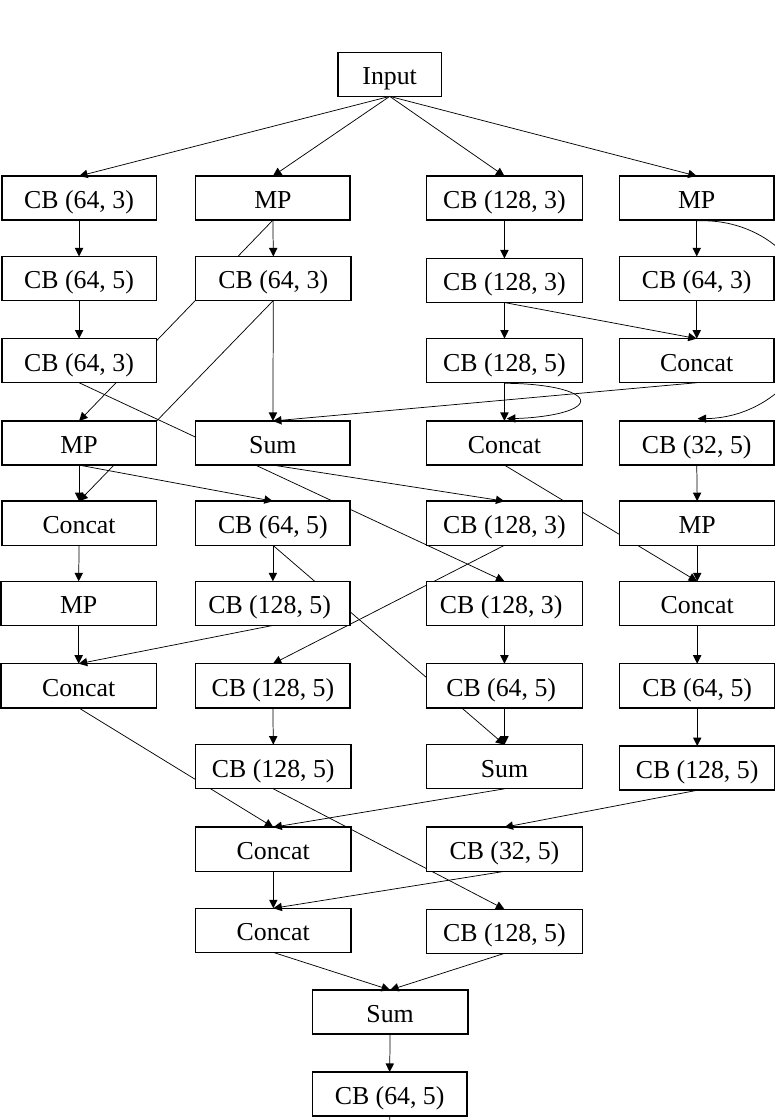
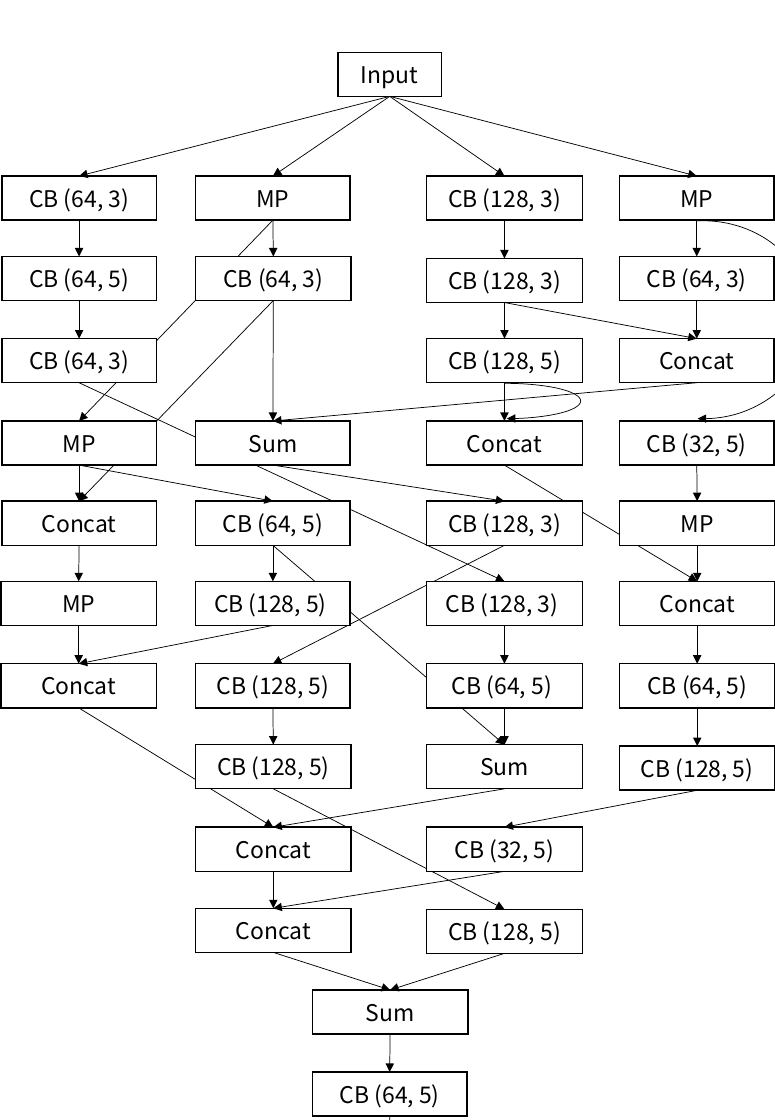
Before and after one commit to hoosha/CGP2CNN, a slide deck: slide 7 of draft_submit/images/GECCO2017.pptx. Drawn at 775x1120 pixels with LibreOffice and Linux fonts; fonts in the diff are those of the drawing. Boxes give left, top, right and bottom in pixels: in the first picture for what was removed or moved away, otherwise in the second. Text is boxed around its words. In the diff, an @@ line names an element or a change of style, - is before the commit and + after.

```diff
--- a/draft_submit/images/GECCO2017.pptx
+++ b/draft_submit/images/GECCO2017.pptx
@@ size 18 to 16 pt, font Times New Roman to Noto Sans CJK JP in 37 elements at [338, 53, 441, 97], [2, 176, 157, 220], [195, 176, 350, 220], [427, 176, 583, 220], [619, 176, 774, 220], [427, 258, 583, 303], [619, 256, 774, 301], [427, 339, 583, 383], [619, 339, 774, 383], [195, 256, 350, 301], [2, 256, 157, 301], [2, 339, 157, 383], [195, 421, 350, 465], [2, 421, 157, 465], [2, 501, 157, 546], [195, 501, 350, 546], [427, 421, 583, 465], [427, 501, 583, 546], [619, 421, 774, 465], [1, 581, 156, 625], [195, 581, 350, 625], [619, 501, 775, 546], [427, 581, 583, 625], [427, 663, 583, 708], [619, 581, 775, 625], [619, 663, 775, 708], [195, 663, 350, 708], [1, 663, 156, 708], [427, 744, 583, 788], [619, 746, 775, 790], [195, 827, 350, 871], [427, 827, 583, 871], [195, 908, 350, 953], [195, 744, 350, 788], [427, 909, 583, 954], [312, 990, 467, 1034], [312, 1072, 467, 1116] @@
```
Also in this commit, not shown: 5 other slides changed, 18 other files.
